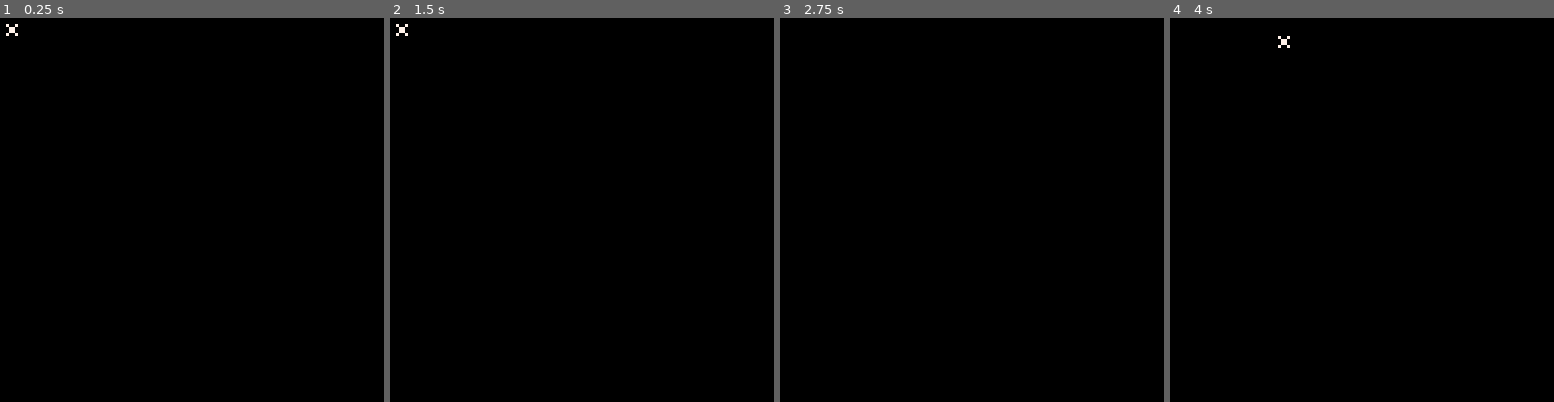
Above: before the commit, frames 1-4 (left to right).
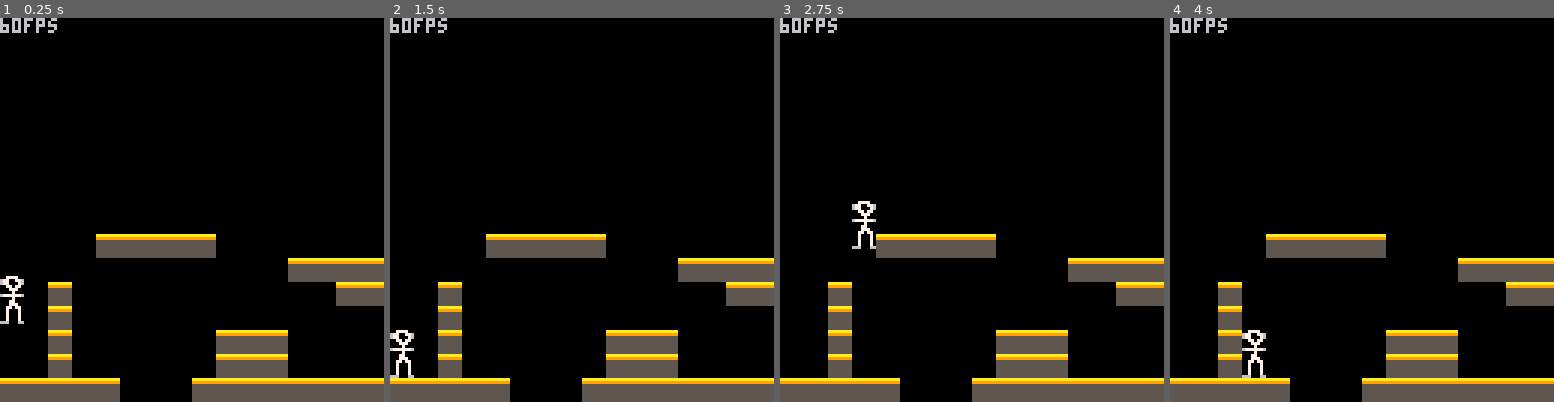
Above: after the commit, the same moments.

Repository: nsatragno/pico8-carts
Game: PICO-8 cartridge space_kludge/space_kludge.p8
Same seed, same stepped clock (60 frames per second), same inputs: the game is played once before the commit and once after it.
Inputs:
- Up to frame 1 (0.25 s): no input
- Up to frame 2 (1.5 s): no input
- Up to frame 3 (2.75 s): hold Right 1.6-2.1 s; hold Up 2.15-2.42 s; hold Right from 2.47 s (still down)
- Up to frame 4 (4 s): release Right at 3.03 s; hold Left 3.08-3.58 s; hold Down 3.63-3.97 s

The runs differ from the first frame. In frame 1, 14% of the frame differs, in the area x 0-100%, y 0-100%; in frame 2, 14%; in frame 3, 14%; in frame 4, 14%.

Commit message:
[kludge] Basic platformer mechanics.

Diff:
--- a/space_kludge/space_kludge.p8
+++ b/space_kludge/space_kludge.p8
@@ -7,24 +7,62 @@
 function create_player()
   return {
     x = 0,
-    y = 0,
+    y = 70,
+    dx = 0,
+    dy = 0.2,
 
     draw = function(self)
-      spr(0, self.x, self.y)
+      spr(0, self.x, self.y, 1, 2)
     end,  -- player:draw
 
     update = function(self)
       if btn(➡️) then
-        self.x += 1
+        self.dx = 1
+      elseif btn(⬅️) then
+        self.dx = -1
+      else
+        self.dx = 0
       end
-      if btn(⬅️) then
-        self.x -= 1
+
+      local points = {
+        { x = self.x, y = self.y + 15 },
+        { x = self.x + 7, y = self.y + 15 },
+        { x = self.x, y = self.y + 7 },
+        { x = self.x + 7, y = self.y + 7 },
+        { x = self.x, y = self.y },
+        { x = self.x + 7, y = self.y },
+      }
+      local on_floor = false
+      for point in all(points) do
+        -- vertical collisions
+        if g_map:is_solid(point.x, point.y + sgn(self.dy)) then
+          self.y = flr((self.y + self.dy) / 8) * 8
+          if self.dy < 0 then
+            -- hit a ceiling
+            self.y += 8
+          else
+            -- hit a floor
+            on_floor = true
+          end
+          self.dy = 0
+        end
+
+        -- horizontal collisions
+        if g_map:is_solid(point.x + sgn(self.dx), point.y) then
+          self.dx = 0
+        end
       end
-      if btn(⬇️) then
-        self.y += 1
+
+      if not on_floor then
+        -- downwards acceleration
+        self.dy = min(self.dy + 0.1, 3)
       end
-      if btn(⬆️) then
-        self.y -= 1
+
+      self.x += self.dx
+      self.y += self.dy
+
+      if btn(⬆️) and on_floor then
+        self.dy = -3
       end
     end,  -- player:update
   }
@@ -32,6 +70,16 @@
 
 function _init()
   g_actors = { create_player() }
+  g_map = {
+    draw = function(self)
+      map(0, 0, 0, 0, 128, 64)
+    end,  -- map:draw
+
+    is_solid = function(self, x, y)
+      local sprite = mget(x \ 8, y \ 8)
+      return fget(sprite, 0)
+    end,  -- map:is_solid
+  }
 end  -- _init()
 
 function _update60()
@@ -42,14 +90,62 @@
 
 function _draw()
   cls()
+  print(stat(7).."fps")
+  g_map:draw()
   for actor in all (g_actors) do
     actor:draw()
   end
 end  -- _draw
 __gfx__
-00000000000000000000000000000000000000000000000000000000000000000000000000000000000000000000000000000000000000000000000000000000
-00000000000000000000000000000000000000000000000000000000000000000000000000000000000000000000000000000000000000000000000000000000
-00700700000000000000000000000000000000000000000000000000000000000000000000000000000000000000000000000000000000000000000000000000
+00777700aaaaaaaa0000000000000000000000000000000000000000000000000000000000000000000000000000000000000000000000000000000000000000
+67700776999999990000000000000000000000000000000000000000000000000000000000000000000000000000000000000000000000000000000000000000
+67700076555555550000000000000000000000000000000000000000000000000000000000000000000000000000000000000000000000000000000000000000
+00770770555555550000000000000000000000000000000000000000000000000000000000000000000000000000000000000000000000000000000000000000
+00077700555555550000000000000000000000000000000000000000000000000000000000000000000000000000000000000000000000000000000000000000
+00007000555555550000000000000000000000000000000000000000000000000000000000000000000000000000000000000000000000000000000000000000
+67777776555555550000000000000000000000000000000000000000000000000000000000000000000000000000000000000000000000000000000000000000
+00007000555555550000000000000000000000000000000000000000000000000000000000000000000000000000000000000000000000000000000000000000
 00077000000000000000000000000000000000000000000000000000000000000000000000000000000000000000000000000000000000000000000000000000
-00077000000000000000000000000000000000000000000000000000000000000000000000000000000000000000000000000000000000000000000000000000
-00700700000000000000000000000000000000000000000000000000000000000000000000000000000000000000000000000000000000000000000000000000
+00077700000000000000000000000000000000000000000000000000000000000000000000000000000000000000000000000000000000000000000000000000
+00770770000000000000000000000000000000000000000000000000000000000000000000000000000000000000000000000000000000000000000000000000
+00700070000000000000000000000000000000000000000000000000000000000000000000000000000000000000000000000000000000000000000000000000
+00700070000000000000000000000000000000000000000000000000000000000000000000000000000000000000000000000000000000000000000000000000
+00700070000000000000000000000000000000000000000000000000000000000000000000000000000000000000000000000000000000000000000000000000
+00700070000000000000000000000000000000000000000000000000000000000000000000000000000000000000000000000000000000000000000000000000
+66600066000000000000000000000000000000000000000000000000000000000000000000000000000000000000000000000000000000000000000000000000
+__gff__
+0001000000000000000000000000000000000000000000000000000000000000000000000000000000000000000000000000000000000000000000000000000000000000000000000000000000000000000000000000000000000000000000000000000000000000000000000000000000000000000000000000000000000000
+0000000000000000000000000000000000000000000000000000000000000000000000000000000000000000000000000000000000000000000000000000000000000000000000000000000000000000000000000000000000000000000000000000000000000000000000000000000000000000000000000000000000000000
+__map__
+0000000000000000000000000000000000000000000000000000000000000000000000000000000000000000000000000000000000000000000000000000000000000000000000000000000000000000000000000000000000000000000000000000000000000000000000000000000000000000000000000000000000000000
+0000000000000000000000000000000000000000000000000000000000000000000000000000000000000000000000000000000000000000000000000000000000000000000000000000000000000000000000000000000000000000000000000000000000000000000000000000000000000000000000000000000000000000
+0000000000000000000000000000000000000000000000000000000000000000000000000000000000000000000000000000000000000000000000000000000000000000000000000000000000000000000000000000000000000000000000000000000000000000000000000000000000000000000000000000000000000000
+0000000000000000000000000000000000000000000000000000000000000000000000000000000000000000000000000000000000000000000000000000000000000000000000000000000000000000000000000000000000000000000000000000000000000000000000000000000000000000000000000000000000000000
+0000000000000000000000000000000000000000000000000000000000000000000000000000000000000000000000000000000000000000000000000000000000000000000000000000000000000000000000000000000000000000000000000000000000000000000000000000000000000000000000000000000000000000
+0000000000000000000000000000000000000000000000000000000000000000000000000000000000000000000000000000000000000000000000000000000000000000000000000000000000000000000000000000000000000000000000000000000000000000000000000000000000000000000000000000000000000000
+0000000000000000000000000000000000000000000000000000000000000000000000000000000000000000000000000000000000000000000000000000000000000000000000000000000000000000000000000000000000000000000000000000000000000000000000000000000000000000000000000000000000000000
+0000000000000000000000000000000000000000000000000000000000000000000000000000000000000000000000000000000000000000000000000000000000000000000000000000000000000000000000000000000000000000000000000000000000000000000000000000000000000000000000000000000000000000
+0000000000000000000000000000000000000000000000000000000000000000000000000000000000000000000000000000000000000000000000000000000000000000000000000000000000000000000000000000000000000000000000000000000000000000000000000000000000000000000000000000000000000000
+0000000001010101010000000000000000000000000000000000000000000000000000000000000000000000000000000000000000000000000000000000000000000000000000000000000000000000000000000000000000000000000000000000000000000000000000000000000000000000000000000000000000000000
+0000000000000000000000000101010100000000000000000000000000000000000000000000000000000000000000000000000000000000000000000000000000000000000000000000000000000000000000000000000000000000000000000000000000000000000000000000000000000000000000000000000000000000
+0000010000000000000000000000010100000000000000000000000000000000000000000000000000000000000000000000000000000000000000000000000000000000000000000000000000000000000000000000000000000000000000000000000000000000000000000000000000000000000000000000000000000000
+0000010000000000000000000000000000000000000000000000000000000000000000000000000000000000000000000000000000000000000000000000000000000000000000000000000000000000000000000000000000000000000000000000000000000000000000000000000000000000000000000000000000000000
+0000010000000000000101010000000000000000000000000000000000000000000000000000000000000000000000000000000000000000000000000000000000000000000000000000000000000000000000000000000000000000000000000000000000000000000000000000000000000000000000000000000000000000
+0000010000000000000101010000000000000000000000000000000000000000000000000000000000000000000000000000000000000000000000000000000000000000000000000000000000000000000000000000000000000000000000000000000000000000000000000000000000000000000000000000000000000000
+0101010101000000010101010101010101010101010101000000000000000000000000000000000000000000000000000000000000000000000000000000000000000000000000000000000000000000000000000000000000000000000000000000000000000000000000000000000000000000000000000000000000000000
+0000000000000000000000000000000000000000000000000000000000000000000000000000000000000000000000000000000000000000000000000000000000000000000000000000000000000000000000000000000000000000000000000000000000000000000000000000000000000000000000000000000000000000
+0000000000000000000000000000000000000000000000000000000000000000000000000000000000000000000000000000000000000000000000000000000000000000000000000000000000000000000000000000000000000000000000000000000000000000000000000000000000000000000000000000000000000000
+0000000000000000000000000000000000000000000000000000000000000000000000000000000000000000000000000000000000000000000000000000000000000000000000000000000000000000000000000000000000000000000000000000000000000000000000000000000000000000000000000000000000000000
+0000000000000000000000000000000000000000000000000000000000000000000000000000000000000000000000000000000000000000000000000000000000000000000000000000000000000000000000000000000000000000000000000000000000000000000000000000000000000000000000000000000000000000
+0000000000000000000000000000000000000000000000000000000000000000000000000000000000000000000000000000000000000000000000000000000000000000000000000000000000000000000000000000000000000000000000000000000000000000000000000000000000000000000000000000000000000000
+0000000000000000000000000000000000000000000000000000000000000000000000000000000000000000000000000000000000000000000000000000000000000000000000000000000000000000000000000000000000000000000000000000000000000000000000000000000000000000000000000000000000000000
+0000000000000000000000000000000000000000000000000000000000000000000000000000000000000000000000000000000000000000000000000000000000000000000000000000000000000000000000000000000000000000000000000000000000000000000000000000000000000000000000000000000000000000
+0000000000000000000000000000000000000000000000000000000000000000000000000000000000000000000000000000000000000000000000000000000000000000000000000000000000000000000000000000000000000000000000000000000000000000000000000000000000000000000000000000000000000000
+0000000000000000000000000000000000000000000000000000000000000000000000000000000000000000000000000000000000000000000000000000000000000000000000000000000000000000000000000000000000000000000000000000000000000000000000000000000000000000000000000000000000000000
+0000000000000000000000000000000000000000000000000000000000000000000000000000000000000000000000000000000000000000000000000000000000000000000000000000000000000000000000000000000000000000000000000000000000000000000000000000000000000000000000000000000000000000
+0000000000000000000000000000000000000000000000000000000000000000000000000000000000000000000000000000000000000000000000000000000000000000000000000000000000000000000000000000000000000000000000000000000000000000000000000000000000000000000000000000000000000000
+0000000000000000000000000000000000000000000000000000000000000000000000000000000000000000000000000000000000000000000000000000000000000000000000000000000000000000000000000000000000000000000000000000000000000000000000000000000000000000000000000000000000000000
+0000000000000000000000000000000000000000000000000000000000000000000000000000000000000000000000000000000000000000000000000000000000000000000000000000000000000000000000000000000000000000000000000000000000000000000000000000000000000000000000000000000000000000
+0000000000000000000000000000000000000000000000000000000000000000000000000000000000000000000000000000000000000000000000000000000000000000000000000000000000000000000000000000000000000000000000000000000000000000000000000000000000000000000000000000000000000000
+0000000000000000000000000000000000000000000000000000000000000000000000000000000000000000000000000000000000000000000000000000000000000000000000000000000000000000000000000000000000000000000000000000000000000000000000000000000000000000000000000000000000000000
+0101010101010101010101010101010000000000000000000000000000000000000000000000000000000000000000000000000000000000000000000000000000000000000000000000000000000000000000000000000000000000000000000000000000000000000000000000000000000000000000000000000000000000
